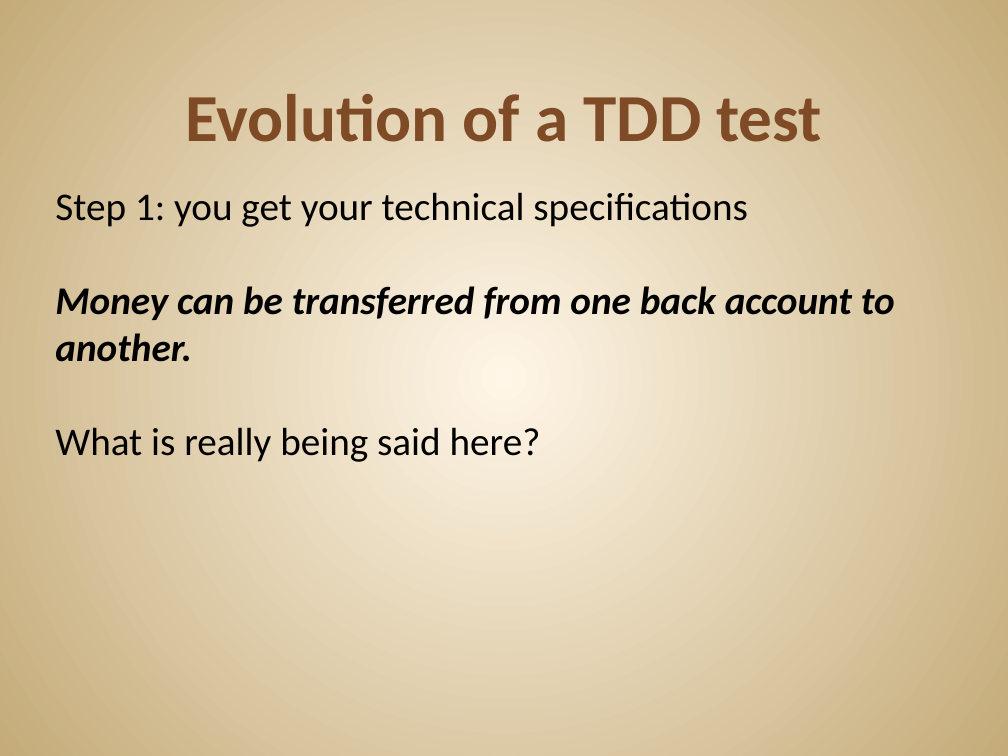
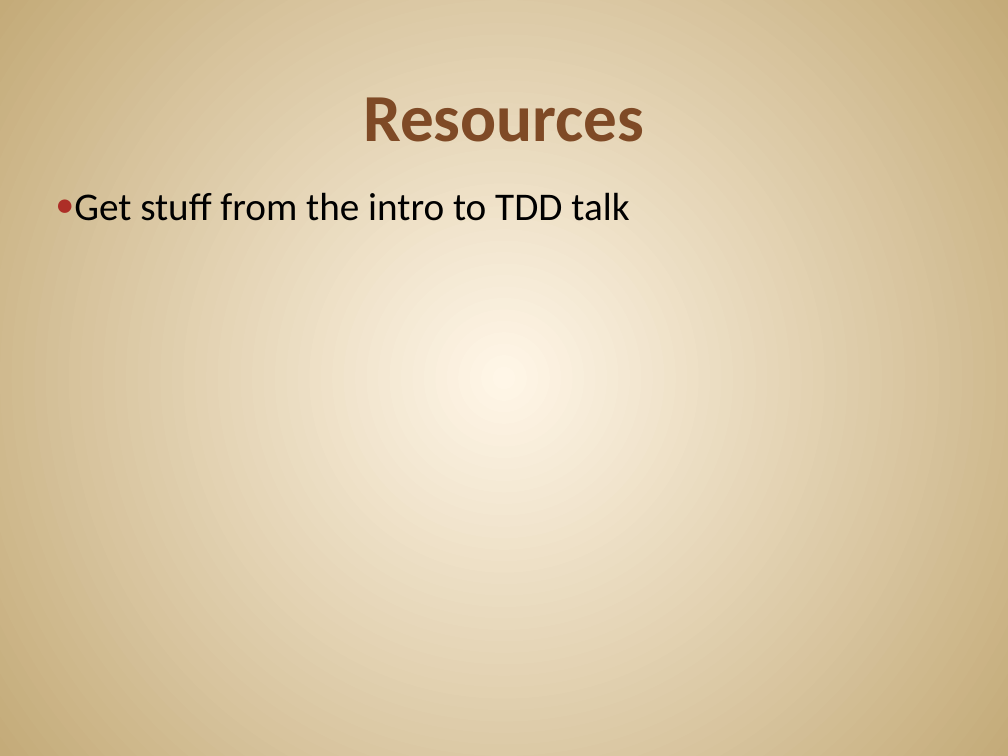
Before and after one commit to JonKruger/TDD-In-Action, a slide deck: slide 31 of TDD In Action.pptx (slide 35 before the commit). Drawn at 1008x756 pixels with LibreOffice and Linux fonts; fonts in the diff are those of the drawing. Boxes give left, top, right and bottom in pixels: in the first picture for what was removed or moved away, otherwise in the second. Text is boxed around its words. In the diff, an @@ line names an element or a change of style, - is before the commit and + after.

```diff
--- a/TDD In Action.pptx
+++ b/TDD In Action.pptx
@@ title at (363, 97, 644, 142): text changed @@
-Evolution of a TDD test
+Resources
@@ text at (74, 192, 629, 221): text changed @@
-Step 1: you get your technical specifications
-Money can be transferred from one back account to another.
-What is really being said here?
+● Get stuff from the intro to TDD talk
```
Also in this commit, not shown: 3 other slides changed, 2 slides added, 22 slides removed.
